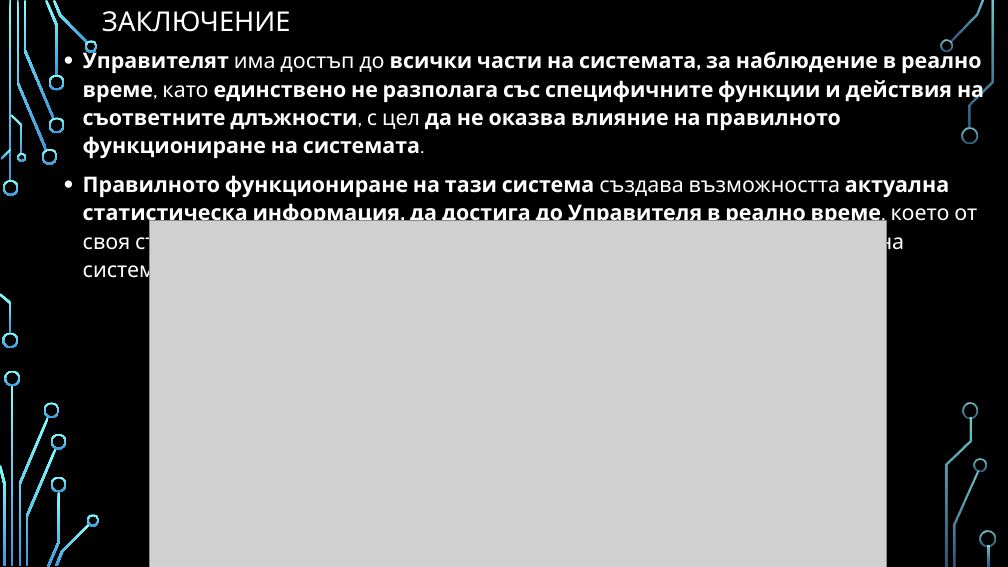
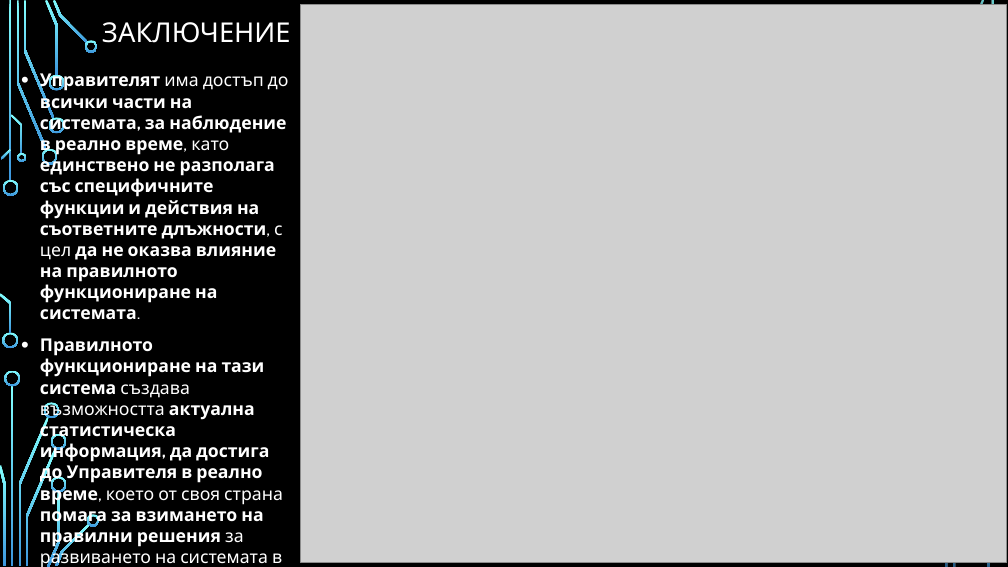
Before and after one commit to Jorjo77/MunicipalityMobilitySystem, a slide deck: slide 12 of MunicipalityMobilitySystemDocs/Mobility System.pptx. Drawn at 1008x567 pixels with LibreOffice and Linux fonts; fonts in the diff are those of the drawing; grey boxes stand for pictures; background and template pictures are left out. Boxes give left, top, right and bottom in pixels: in the first picture for what was removed or moved away, otherwise in the second. Text is boxed around its words. In the diff, an @@ line names an element or a change of style, - is before the commit and + after.

```diff
--- a/MunicipalityMobilitySystemDocs/Mobility System.pptx
+++ b/MunicipalityMobilitySystemDocs/Mobility System.pptx
@@ title "ЗАКЛЮЧЕНИЕ" moved from (x1=102, y1=11, x2=291, y2=32) to (x1=102, y1=22, x2=291, y2=43) @@
@@ picture added at (x1=300, y1=5, x2=1007, y2=563) @@
@@ text "Управителят има достъп до всички ..." moved from (x1=83, y1=48, x2=984, y2=255) to (x1=40, y1=70, x2=289, y2=567) @@
@@ text "Управителят има достъп до всички ..." at (x1=40, y1=70, x2=289, y2=567): size 20.4 to 16.8 pt; line spacing 1.1 to 1 @@
@@ picture removed at (x1=150, y1=221, x2=887, y2=567) @@
@@ group removed at (x1=940, y1=39, x2=996, y2=547): 5 freeform shapes @@
```
Also in this commit, not shown: 2 slides added, 37 other files.
